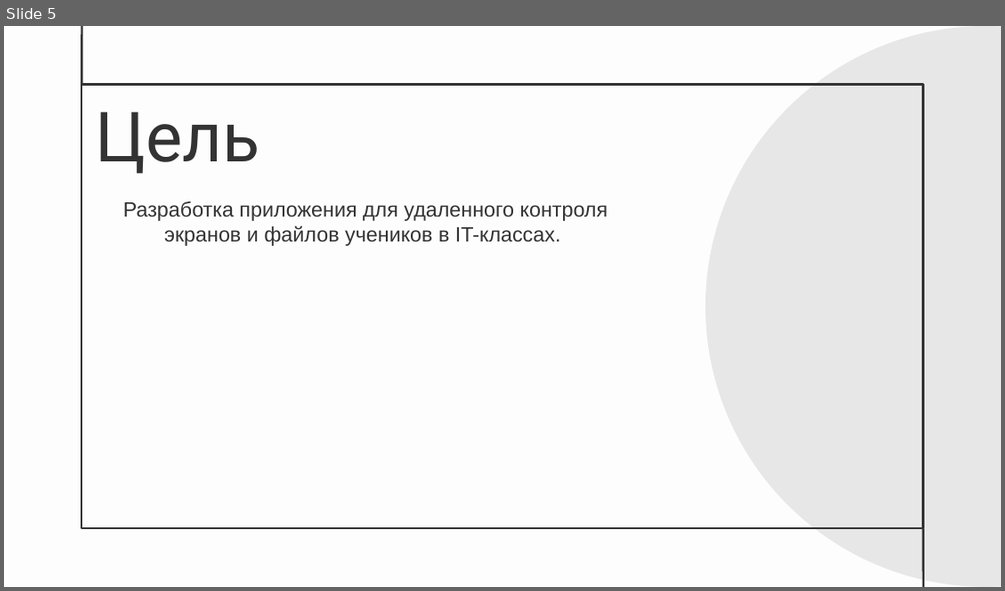
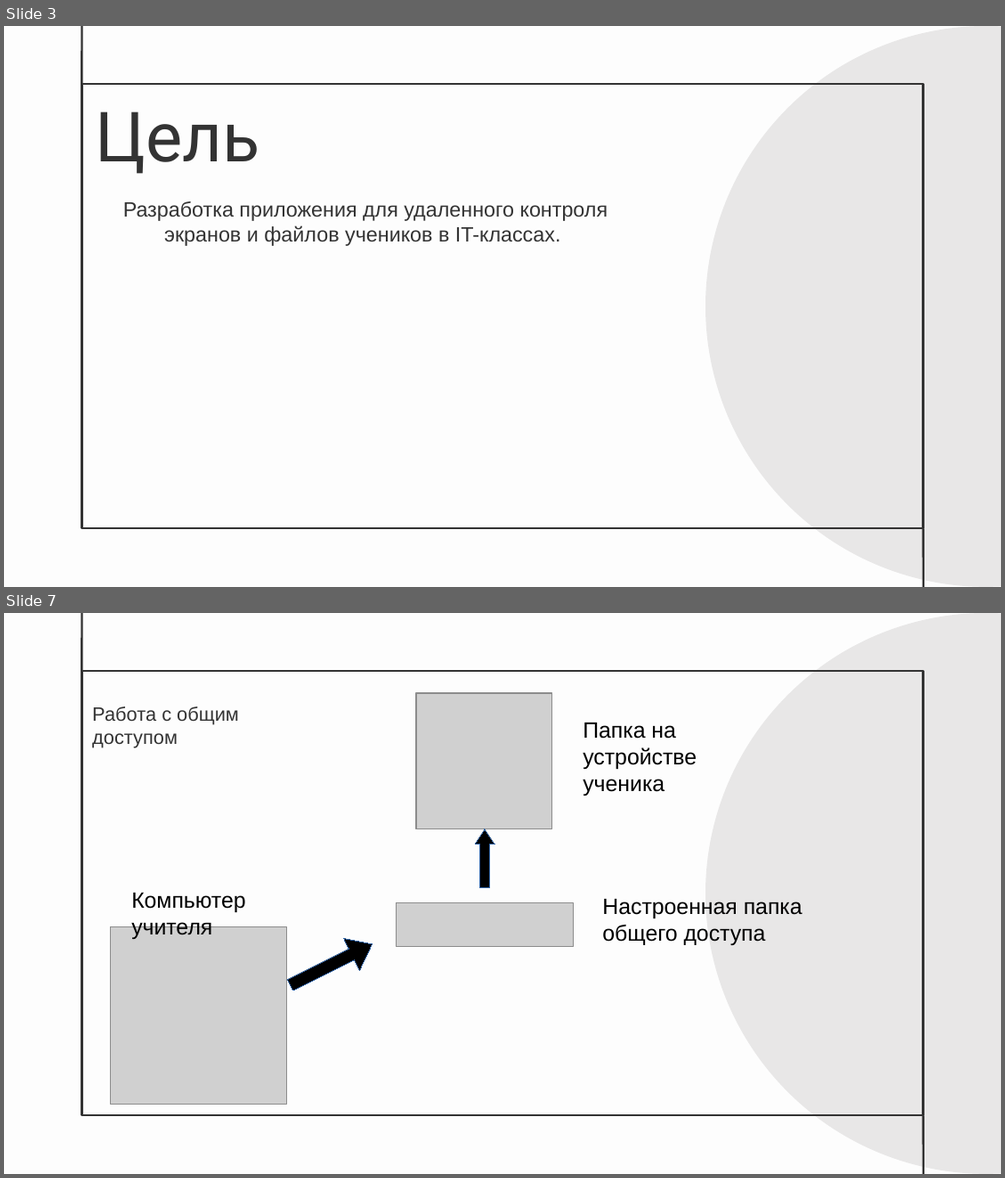
Before and after one commit to nearbyx000/Teacher-helper-utils, a slide deck: Преза.pptx. Shown one above the other, each under a label of ours: slide 5 before the commit, slides 3 and 7 after it; the slides between them are not shown. The pictures are 1005x591 and 1005x1178 pixels, drawn with LibreOffice and Linux fonts; fonts in the diff are those of the drawing; grey boxes stand for pictures. Boxes give left, top, right and bottom in pixels: in the first picture for what was removed or moved away, otherwise in the second. Text is boxed around its words. In the diff, an @@ line names an element or a change of style, - is before the commit and + after.

```diff
--- a/Преза.pptx
+++ b/Преза.pptx
@@ slide 7 added at box(4, 613, 1001, 1174), background #FDFDFD; not listed: 4 template elements that a slide beside it also shows @@
@@ text added at box(92, 706, 239, 748), 14 pt, text #333333 @@
+Работа с общим доступом
@@ picture added at box(416, 693, 551, 828) @@
@@ text added at box(582, 722, 696, 795), 16 pt, text #000000 @@
+Папка на устройстве ученика
@@ right arrow added at box(475, 828, 495, 888), fill #000000, outline #3465A4 0 pt @@
@@ text added at box(131, 892, 245, 939), 16 pt, text #000000 @@
+Компьютер учителя
@@ picture added at box(396, 903, 574, 947) @@
@@ text added at box(602, 899, 802, 945), 16 pt, text #000000 @@
+Настроенная папка общего доступа
@@ picture added at box(111, 927, 287, 1103) @@
@@ right arrow added at box(282, 928, 380, 1001), fill #000000, outline #3465A4 0 pt @@
@@ what was slide 5 is now slide 3 @@
```
Also in this commit, not shown: 5 slides changed, 1 other slide added, 2 slides removed.
